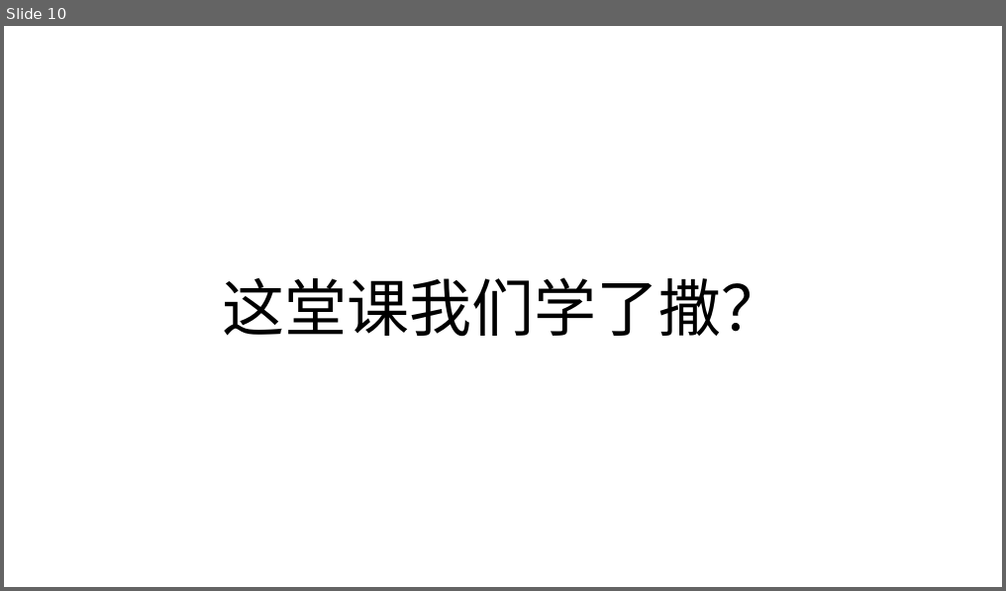
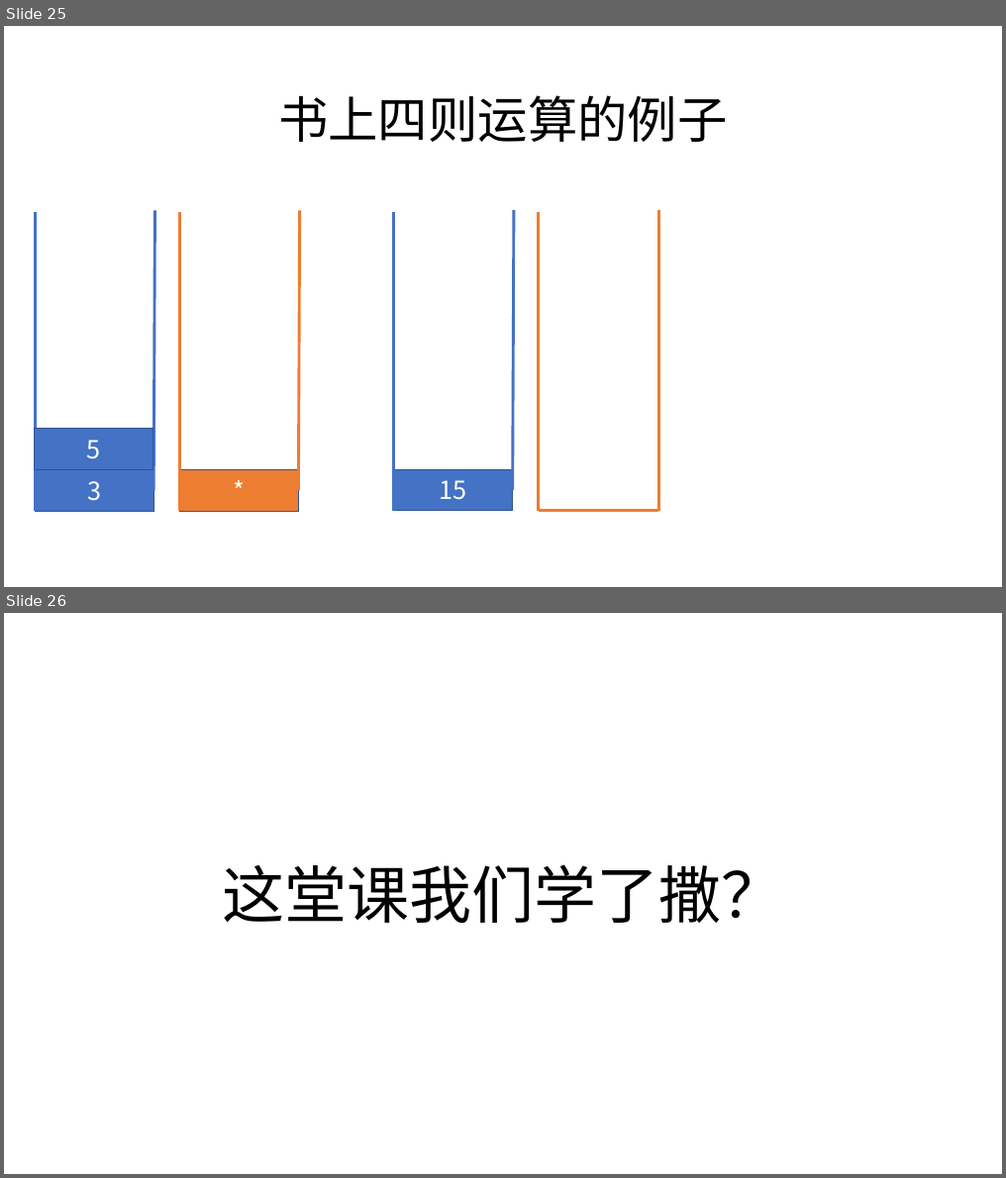
Before and after one commit to zjyesir/hmc_data_structure, a slide deck: ppt/3.1栈.pptx. Shown one above the other, each under a label of ours: slide 10 before the commit, slides 25 and 26 after it. The pictures are 1006x591 and 1006x1178 pixels, drawn with LibreOffice and Linux fonts; fonts in the diff are those of the drawing; background and template pictures are left out. Boxes give left, top, right and bottom in pixels: in the first picture for what was removed or moved away, otherwise in the second. Text is boxed around its words. In the diff, an @@ line names an element or a change of style, - is before the commit and + after.

```diff
--- a/ppt/3.1栈.pptx
+++ b/ppt/3.1栈.pptx
@@ slide 25 added at [4, 26, 1002, 587], background picture (left out) @@
@@ text added at [278, 95, 728, 142], 48 pt, text #000000 @@
+书上四则运算的例子
@@ line added from (35, 511) to (35, 212), #4472C4 2.75 pt @@
@@ line added from (153, 491) to (155, 211), #4472C4 2.75 pt @@
@@ line added from (180, 511) to (180, 212), #ED7D31 2.75 pt @@
@@ line added from (298, 491) to (300, 211), #ED7D31 2.75 pt @@
@@ line added from (394, 511) to (394, 212), #4472C4 2.75 pt @@
@@ line added from (512, 490) to (514, 210), #4472C4 2.75 pt @@
@@ line added from (539, 511) to (539, 212), #ED7D31 2.75 pt @@
@@ line added from (659, 511) to (659, 210), #ED7D31 2.75 pt @@
@@ rectangle added at [35, 429, 153, 470], fill #4472C4, outline #325491 1 pt, 24 pt, text #FFFFFF @@
+5
@@ rectangle added at [35, 470, 153, 511], fill #4472C4, outline #325491 1 pt, 24 pt, text #FFFFFF @@
+3
@@ rectangle added at [180, 470, 299, 511], fill #ED7D31, outline #325491 1 pt, 24 pt, text #FFFFFF @@
+*
@@ rectangle added at [394, 470, 513, 511], fill #4472C4, outline #325491 1 pt, 24 pt, text #FFFFFF @@
+15
@@ line added from (539, 511) to (659, 511), #ED7D31 3 pt @@
@@ what was slide 10 is now slide 26 @@
```
Also in this commit, not shown: 5 slides changed, 18 other slides added, 4 slides removed, 11 other files.
